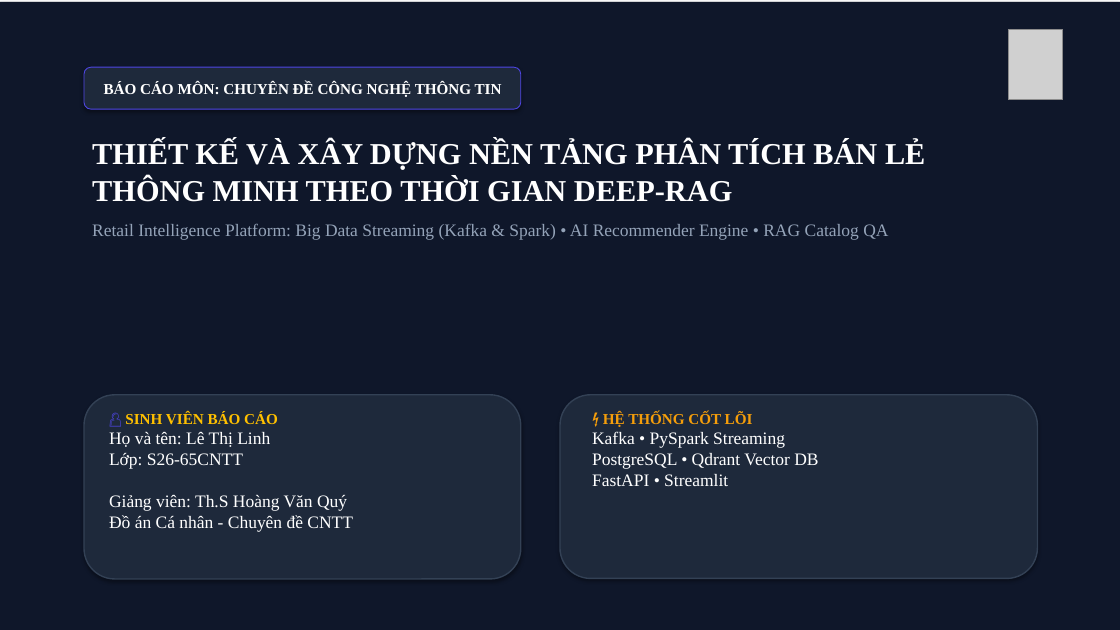
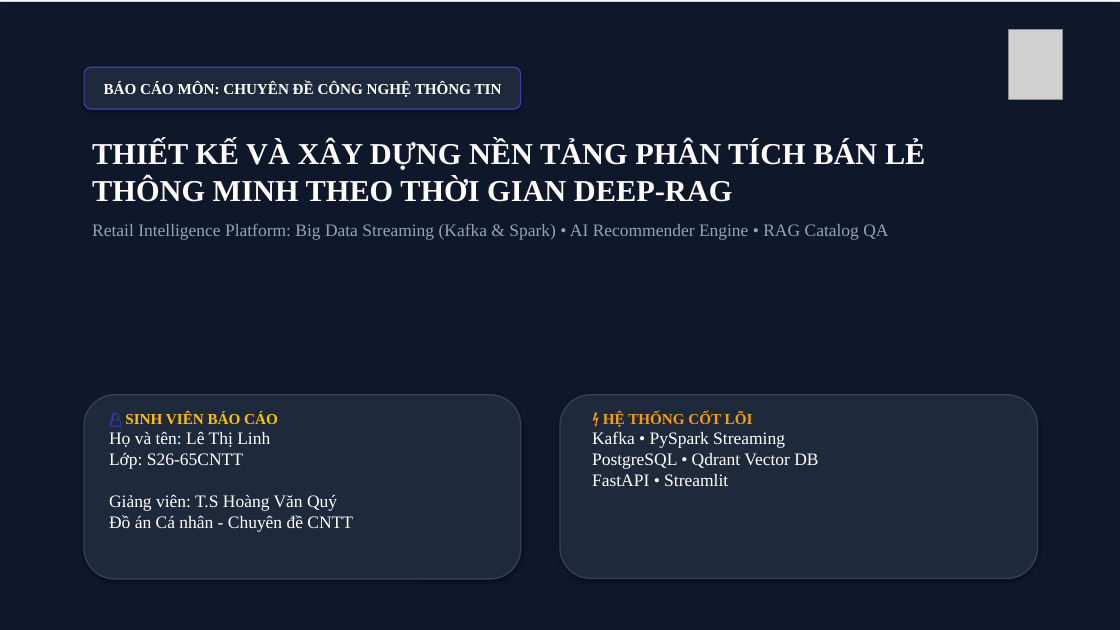
Before and after one commit to linhle100905/real-time-retail-analytics-platform, a slide deck: slide 1 of docs/Bao_Cao_Thuyet_Trinh_Do_An.pptx. Drawn at 1120x630 pixels with LibreOffice and Linux fonts; fonts in the diff are those of the drawing; grey boxes stand for pictures. Boxes give left, top, right and bottom in pixels: in the first picture for what was removed or moved away, otherwise in the second. Text is boxed around its words. In the diff, an @@ line names an element or a change of style, - is before the commit and + after.

Commit message:
docs: update latest versions of DoAnCaNhan.docx and Bao_Cao_Thuyet_Trinh_Do_An.pptx

```diff
--- a/docs/Bao_Cao_Thuyet_Trinh_Do_An.pptx
+++ b/docs/Bao_Cao_Thuyet_Trinh_Do_An.pptx
@@ text at bbox=[109, 495, 353, 532]: text changed @@
-Giảng viên: Th.S Hoàng Văn Quý
-Đồ án Cá nhân - Chuyên đề CNTT
+Giảng viên: T.S Hoàng Văn Quý
+Đồ án Cá nhân - Chuyên đề CNTT
```
Also in this commit, not shown: 1 other file.
